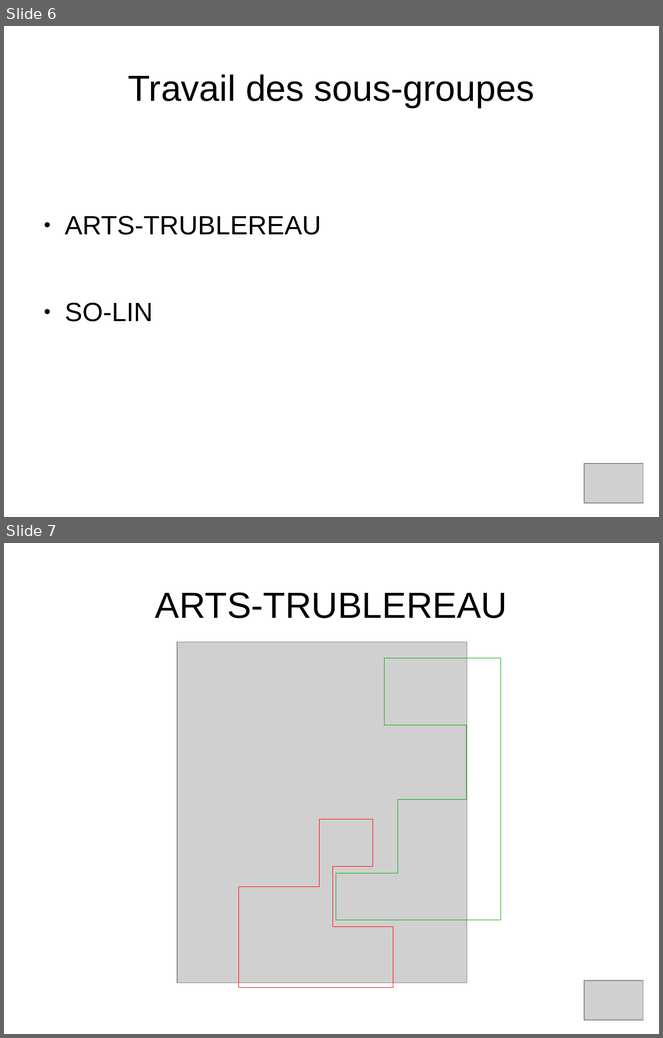
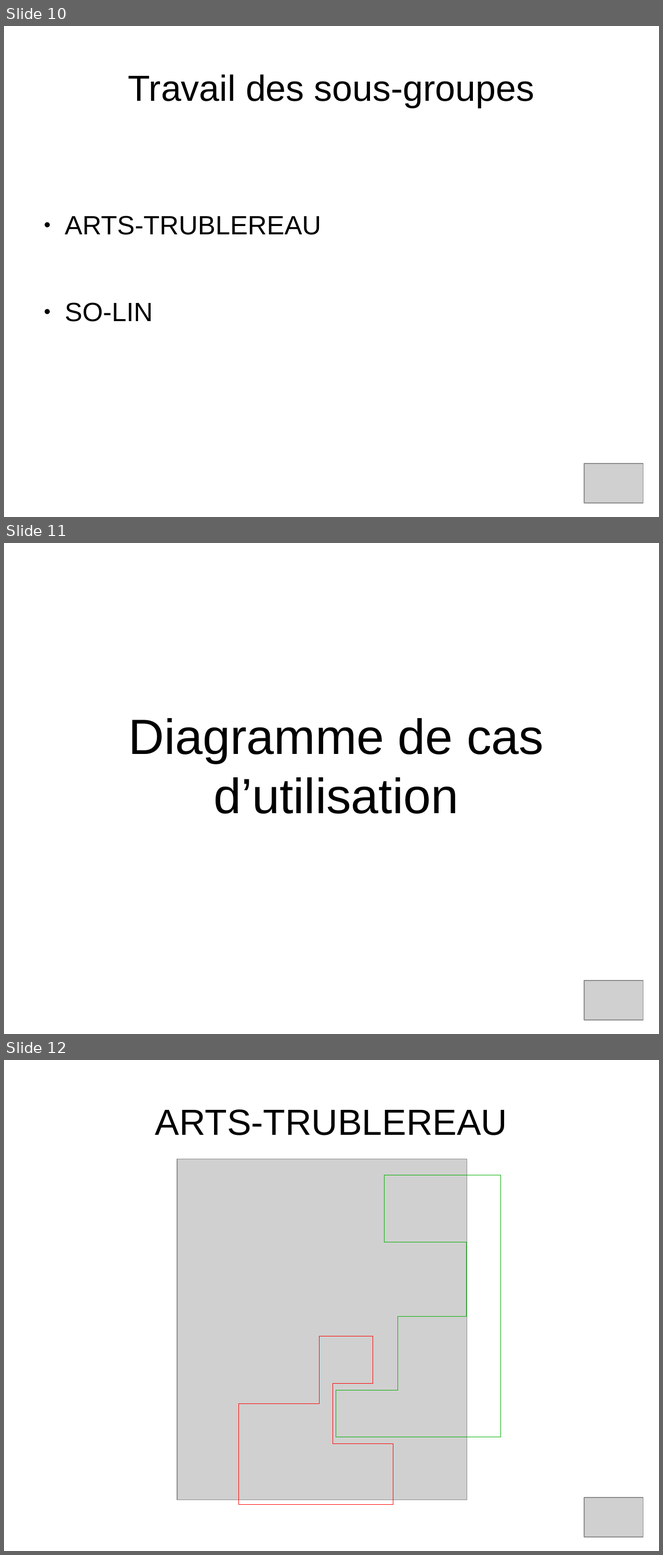
Before and after one commit to Shaolans/StoneHearth_SnowStorm, a slide deck: Presentation/presentation_IL.odp. Shown one above the other, each under a label of ours: slides 6 and 7 before the commit, slides 10, 11 and 12 after it. The pictures are 663x1038 and 663x1555 pixels, drawn with LibreOffice and Linux fonts; fonts in the diff are those of the drawing; grey boxes stand for pictures. Boxes give left, top, right and bottom in pixels: in the first picture for what was removed or moved away, otherwise in the second. Text is boxed around its words. In the diff, an @@ line names an element or a change of style, - is before the commit and + after.

Commit message:
Add files via upload
add slides with SO parts
add SO slides pictures

```diff
--- a/Presentation/presentation_IL.odp
+++ b/Presentation/presentation_IL.odp
@@ slide 11 added at [4, 543, 659, 1034], background #FFFFFF @@
@@ title added at [128, 718, 544, 814], 60 pt, text #000000 @@
+Diagramme de cas d’utilisation
@@ picture added at [584, 981, 643, 1021] @@
@@ what was slide 6 is now slide 10 @@
@@ what was slide 7 is now slide 12 @@
```
Also in this commit, not shown: 5 slides changed, 17 other slides added, 3 slides removed, 14 other files.
